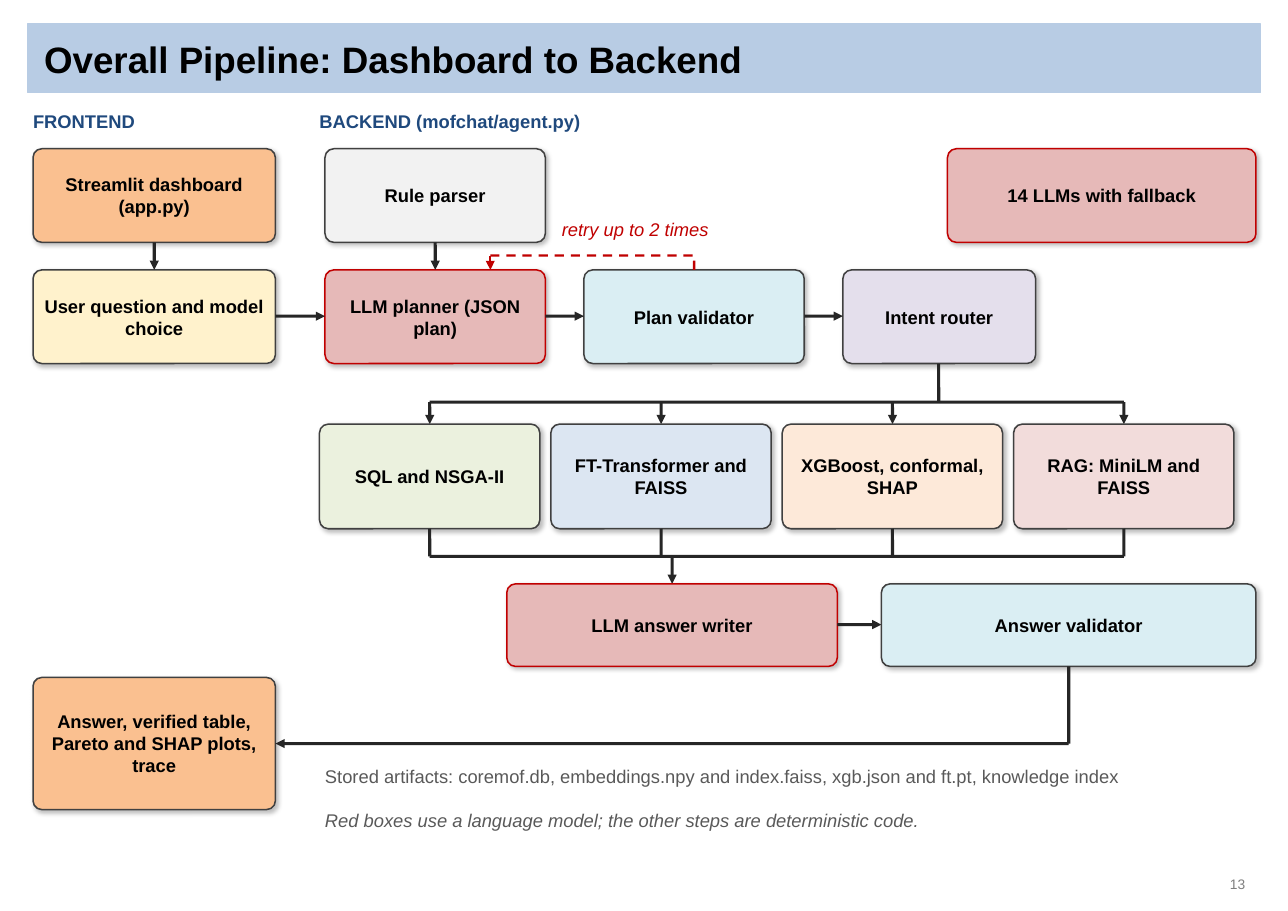
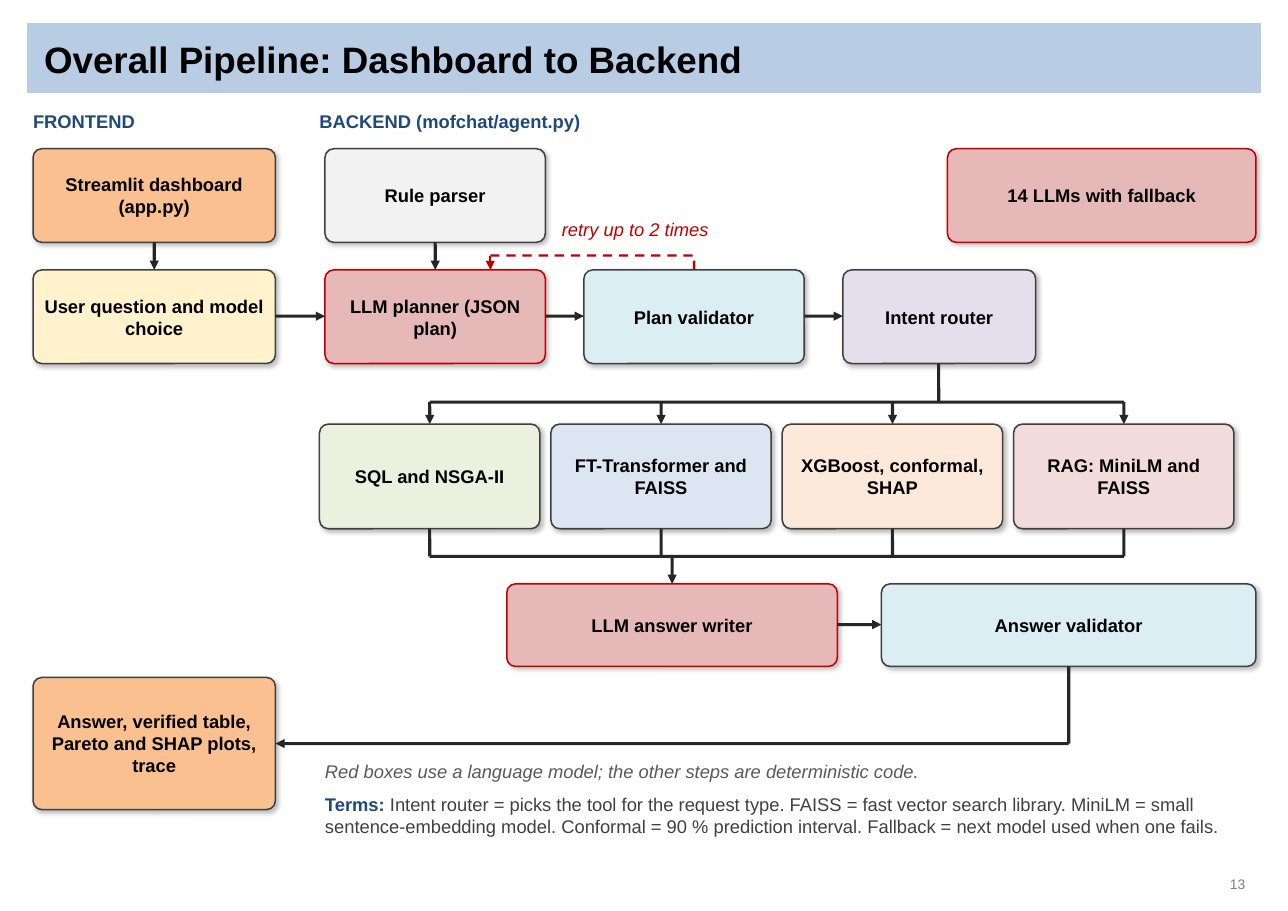
Before and after one commit to Sai-Mohith24/MOFChat-AI-Driven-Material-Recommendation-, a slide deck: slide 13 of reviews/final_review/MOFChat_Final_Review.pptx. Drawn at 1288x911 pixels with LibreOffice and Linux fonts; fonts in the diff are those of the drawing. Boxes give left, top, right and bottom in pixels: in the first picture for what was removed or moved away, otherwise in the second. Text is boxed around its words. In the diff, an @@ line names an element or a change of style, - is before the commit and + after.

```diff
--- a/reviews/final_review/MOFChat_Final_Review.pptx
+++ b/reviews/final_review/MOFChat_Final_Review.pptx
@@ text "Red boxes use a language ...": place and size @@
-text "Red boxes use a language ..." at (325, 813, 919, 831)
+text "Red boxes use a language ..." at (325, 764, 919, 782)
@@ text removed at (325, 769, 1119, 787) @@
-Stored artifacts: coremof.db, embeddings.npy and index.faiss, xgb.json and ft.pt, knowledge index
@@ text added at (325, 797, 1219, 837), 12 pt, text #404040 @@
+Terms: Intent router = picks the tool for the request type. FAISS = fast vector search library. MiniLM = small sentence-embedding model. Conformal = 90 % prediction interval. Fallback = next model used when one fails.
```
Also in this commit, not shown: 30 other slides changed, 3 other files.
